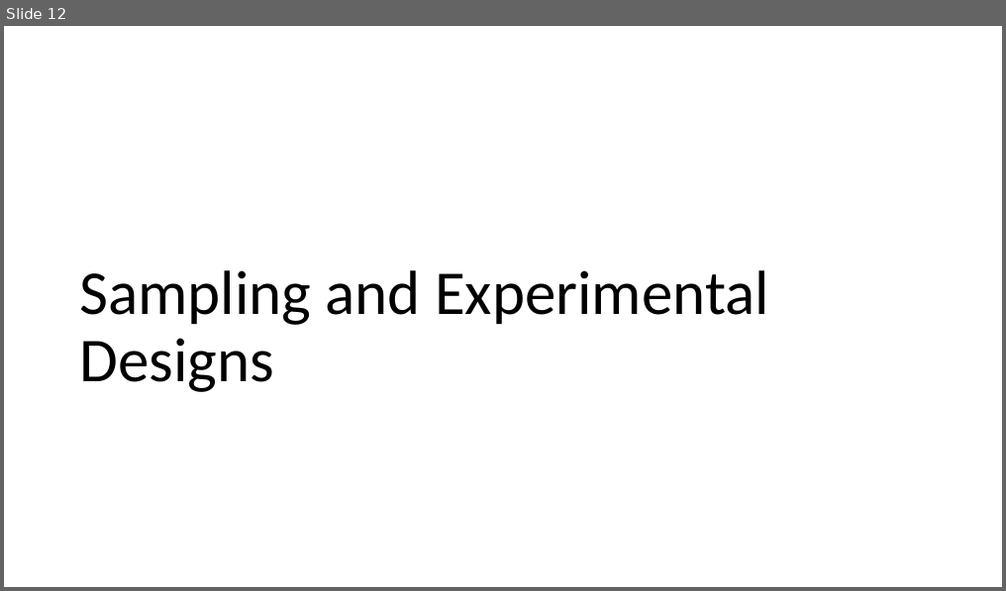
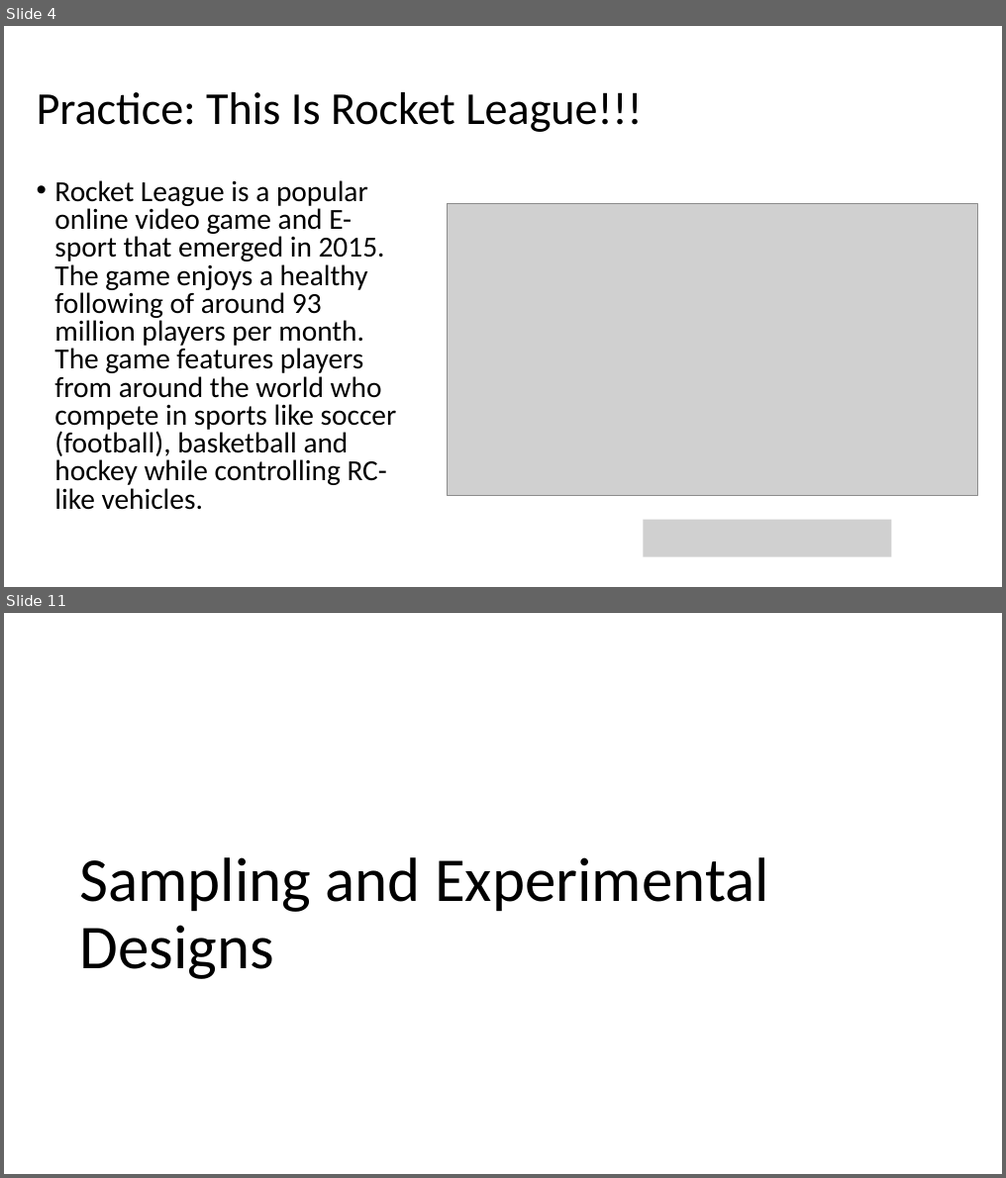
Before and after one commit to Jarred6068/UI_STAT251-03_Spring_2024, a slide deck: docs/lecture_slides/Week 5/Week5_Lecture8_Slides_2_7_2024.pptx. Shown one above the other, each under a label of ours: slide 12 before the commit, slides 4 and 11 after it; the slides between them are not shown. The pictures are 1006x591 and 1006x1178 pixels, drawn with LibreOffice and Linux fonts; fonts in the diff are those of the drawing; grey boxes stand for pictures. Boxes give left, top, right and bottom in pixels: in the first picture for what was removed or moved away, otherwise in the second. Text is boxed around its words. In the diff, an @@ line names an element or a change of style, - is before the commit and + after.

```diff
--- a/docs/lecture_slides/Week 5/Week5_Lecture8_Slides_2_7_2024.pptx
+++ b/docs/lecture_slides/Week 5/Week5_Lecture8_Slides_2_7_2024.pptx
@@ slide 4 added at (4,26,1002,587), background #FFFFFF @@
@@ title added at (37,92,642,132), 44 pt, text #000000 @@
+Practice: This Is Rocket League!!!
@@ text added at (54,180,397,510), 28 pt, text #000000 @@
+• Rocket League is a popular online video game and E-sport that emerged in 2015. The game enjoys a healthy following of around 93 million players per month. The game features players from around the world who compete in sports like soccer (football), basketball and hockey while controlling RC-like vehicles.
@@ picture added at (448,204,978,496) @@
@@ picture added at (644,520,892,558) @@
@@ what was slide 12 is now slide 11 @@
```
Also in this commit, not shown: 4 slides changed, 23 other slides added, 8 slides removed, 18 other files.
